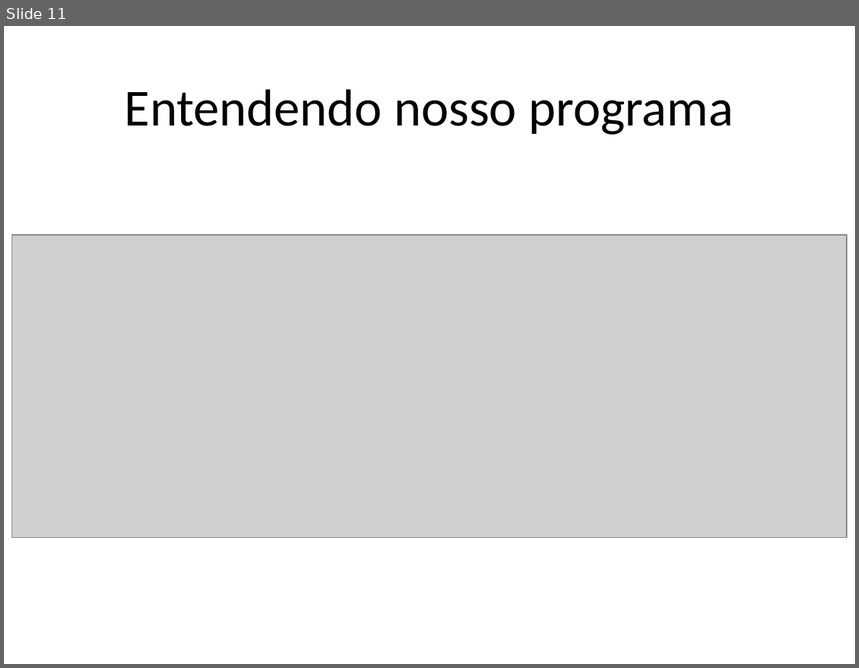
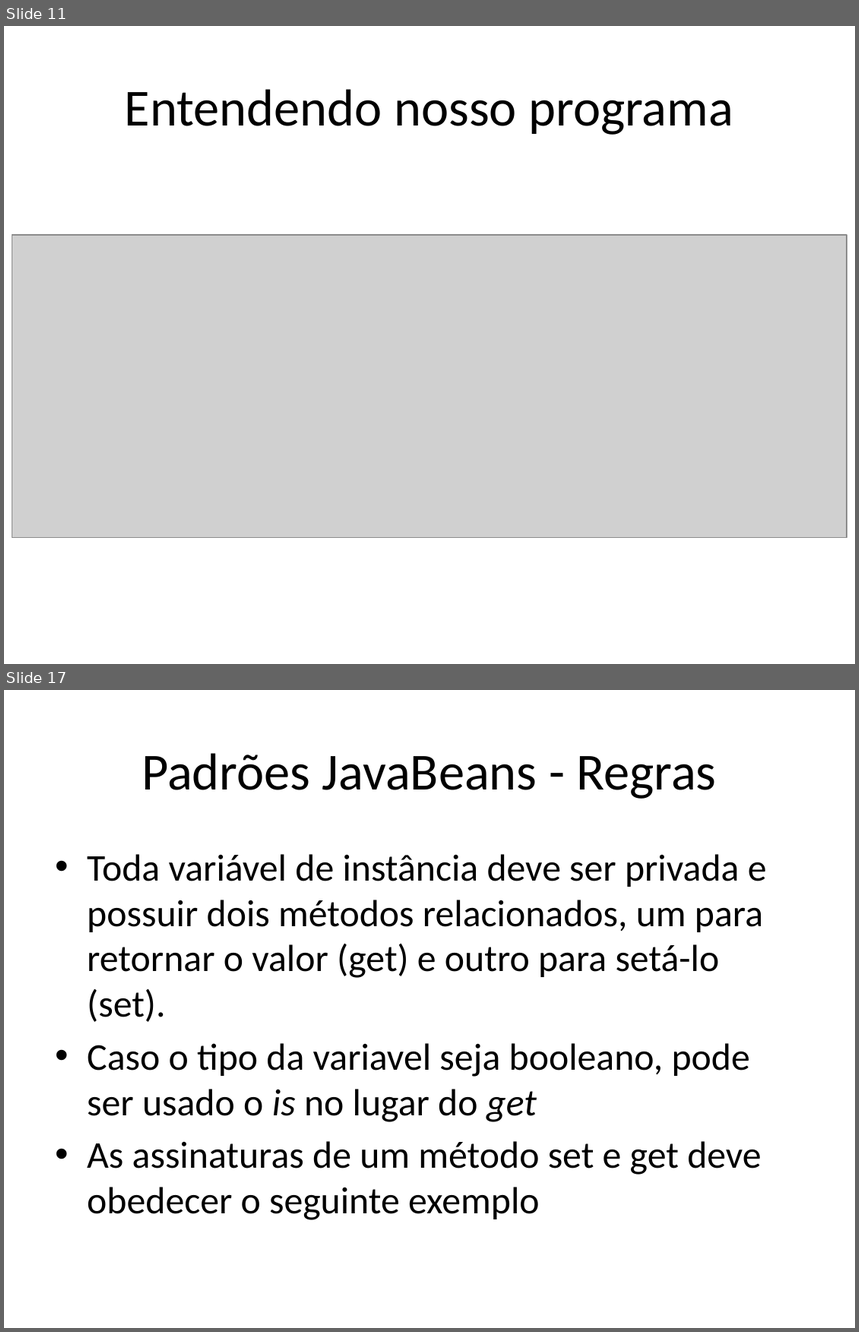
Before and after one commit to renanlessa/CursoJava, a slide deck: Documentos/Curso Java.pptx. Shown one above the other, each under a label of ours: slide 11 before the commit, slides 11 and 17 after it; the slides between them are not shown. The pictures are 859x668 and 859x1332 pixels, drawn with LibreOffice and Linux fonts; fonts in the diff are those of the drawing; grey boxes stand for pictures. Boxes give left, top, right and bottom in pixels: in the first picture for what was removed or moved away, otherwise in the second. Text is boxed around its words. In the diff, an @@ line names an element or a change of style, - is before the commit and + after.

```diff
--- a/Documentos/Curso Java.pptx
+++ b/Documentos/Curso Java.pptx
@@ slide 17 added at box(4, 690, 855, 1328), background #FFFFFF @@
@@ title added at box(142, 753, 717, 799), 44 pt, text #000000 @@
+Padrões JavaBeans - Regras
@@ text added at box(87, 854, 767, 1220), 32 pt, text #000000 @@
+• Toda variável de instância deve ser privada e possuir dois métodos relacionados, um para retornar o valor (get) e outro para setá-lo (set).
+• Caso o tipo da variavel seja booleano, pode ser usado o is no lugar do get
+• As assinaturas de um método set e get deve obedecer o seguinte exemplo
```
Also in this commit, not shown: 14 other slides added, 14 other files.
